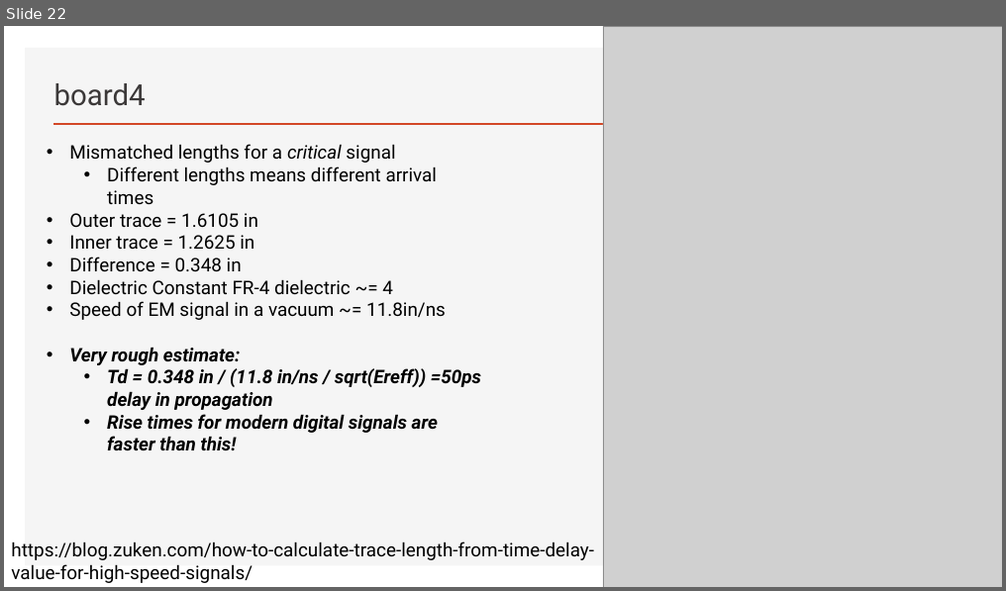
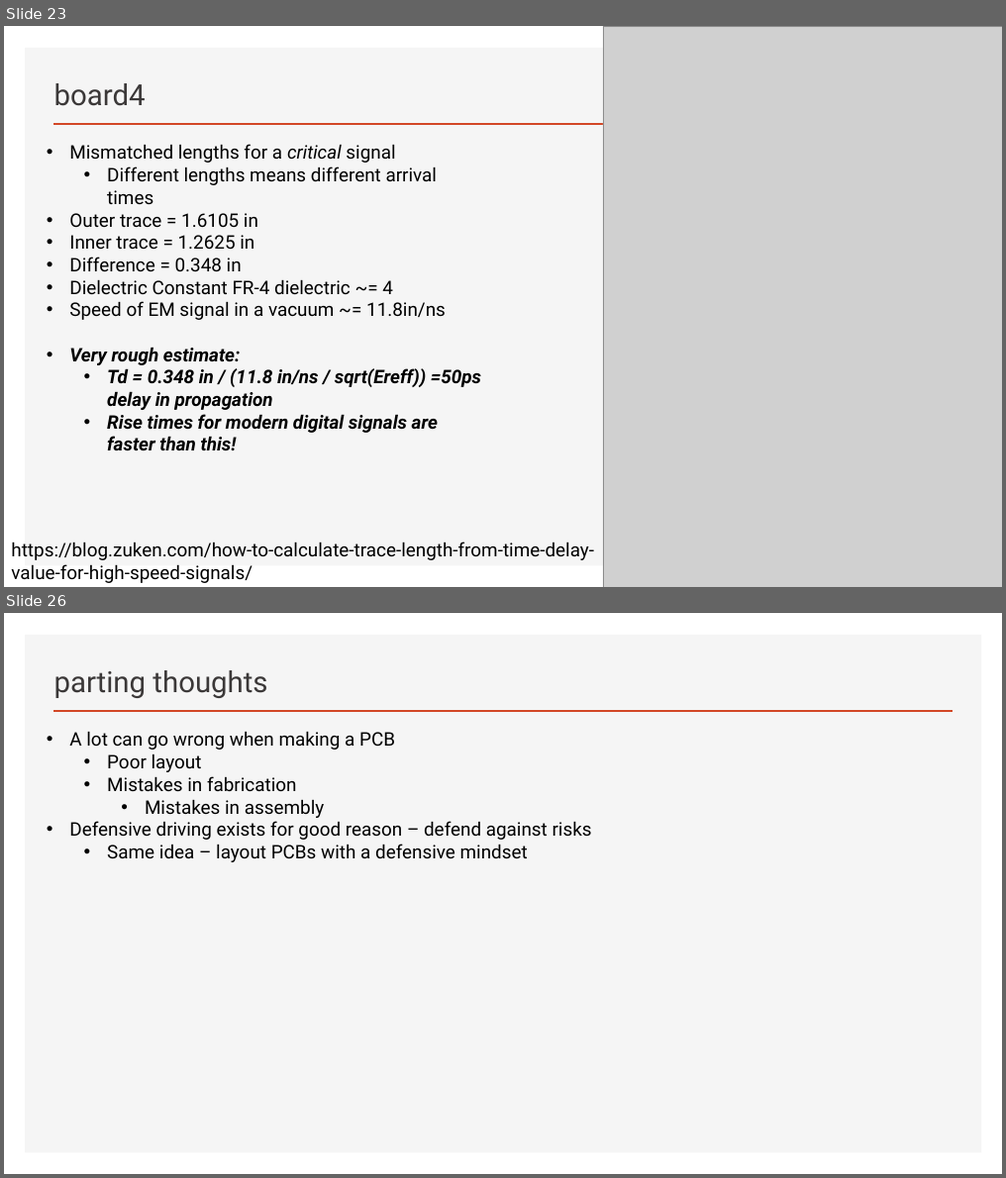
Before and after one commit to lab64makerspace/intro2PCBdesign, a slide deck: Examples/intro2PCBdesign-badboards.pptx. Shown one above the other, each under a label of ours: slide 22 before the commit, slides 23 and 26 after it; the slides between them are not shown. The pictures are 1006x591 and 1006x1178 pixels, drawn with LibreOffice and Linux fonts; fonts in the diff are those of the drawing; grey boxes stand for pictures. Boxes give left, top, right and bottom in pixels: in the first picture for what was removed or moved away, otherwise in the second. Text is boxed around its words. In the diff, an @@ line names an element or a change of style, - is before the commit and + after.

Commit message:
parting thoughts

```diff
--- a/Examples/intro2PCBdesign-badboards.pptx
+++ b/Examples/intro2PCBdesign-badboards.pptx
@@ slide 26 added at <box>4,613,1002,1174</box>, background #FFFFFF; not listed: 2 template elements that a slide beside it also shows @@
@@ title added at <box>54,670,267,698</box>, 28 pt, text #3B3838 @@
+parting thoughts
@@ text added at <box>69,731,592,862</box>, 18 pt, text #000000 @@
+• A lot can go wrong when making a PCB
+  • Poor layout
+  • Mistakes in fabrication
+    • Mistakes in assembly
+• Defensive driving exists for good reason – defend against risks
+  • Same idea – layout PCBs with a defensive mindset
@@ what was slide 22 is now slide 23 @@
```
Also in this commit, not shown: 3 other slides added.
